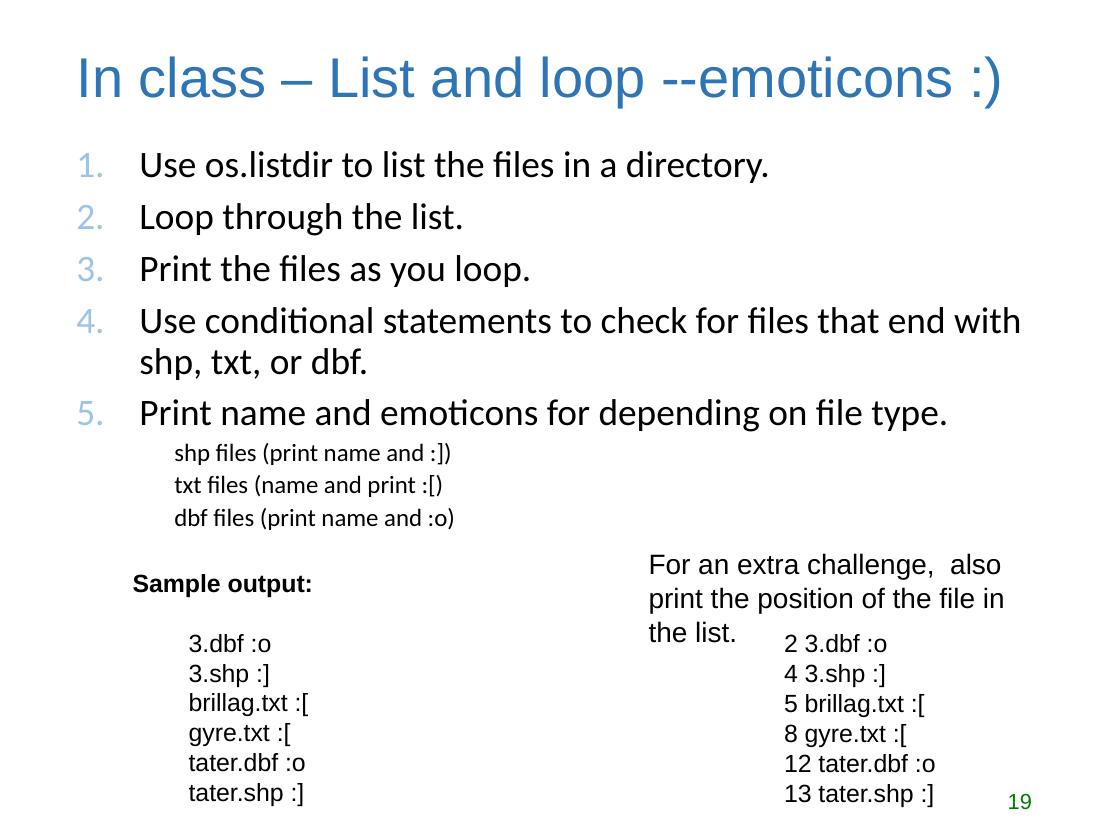
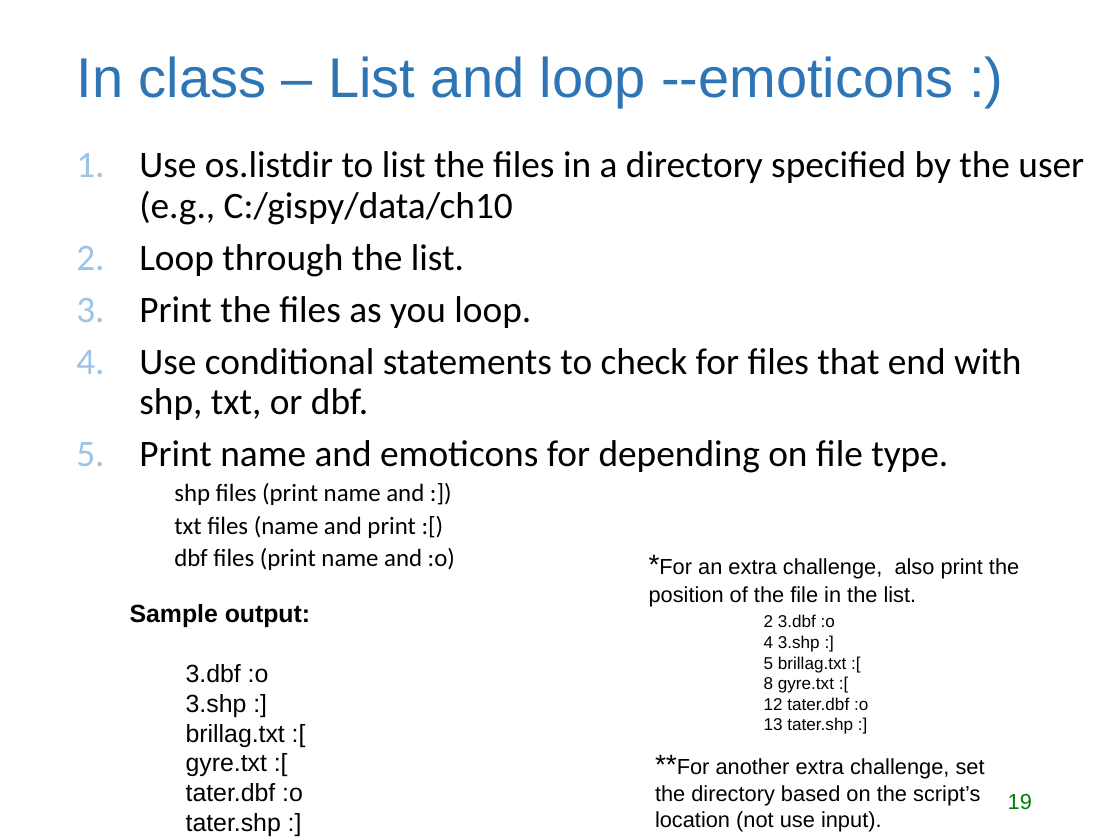
Before and after one commit to lgtateos/gis540, a slide deck: slide 19 of slides/looping.ppt. Drawn at 1120x840 pixels with LibreOffice and Linux fonts; fonts in the diff are those of the drawing. Boxes give left, top, right and bottom in pixels: in the first picture for what was removed or moved away, otherwise in the second. Text is boxed around its words. In the diff, an @@ line names an element or a change of style, - is before the commit and + after.

```diff
--- a/slides/looping.ppt
+++ b/slides/looping.ppt
@@ text at box(139, 151, 1084, 225): text changed @@
-1. Use os.listdir to list the files in a directory.
+1. Use os.listdir to list the files in a directory specified by the user (e.g., C:/gispy/data/ch10
@@ text at box(649, 558, 1019, 607): text changed; size 18 to 14 pt @@
-For an extra challenge, also print the position of the file in the list.
+*For an extra challenge, also print the position of the file in the list.
@@ text "Sample output:": place and size @@
-text "Sample output:" at box(133, 574, 313, 806)
+text "Sample output:" at box(130, 604, 310, 836)
@@ text "2 3.dbf :o": place and size @@
-text "2 3.dbf :o" at box(784, 634, 936, 807)
+text "2 3.dbf :o" at box(764, 614, 868, 734)
@@ text "2 3.dbf :o" at box(764, 614, 868, 734): size 16 to 11 pt @@
@@ text added at box(655, 758, 985, 832), 14 pt, text #000000 @@
+**For another extra challenge, set the directory based on the script’s location (not use input).
```
Also in this commit, not shown: 9 other slides changed, 7 slides added.
